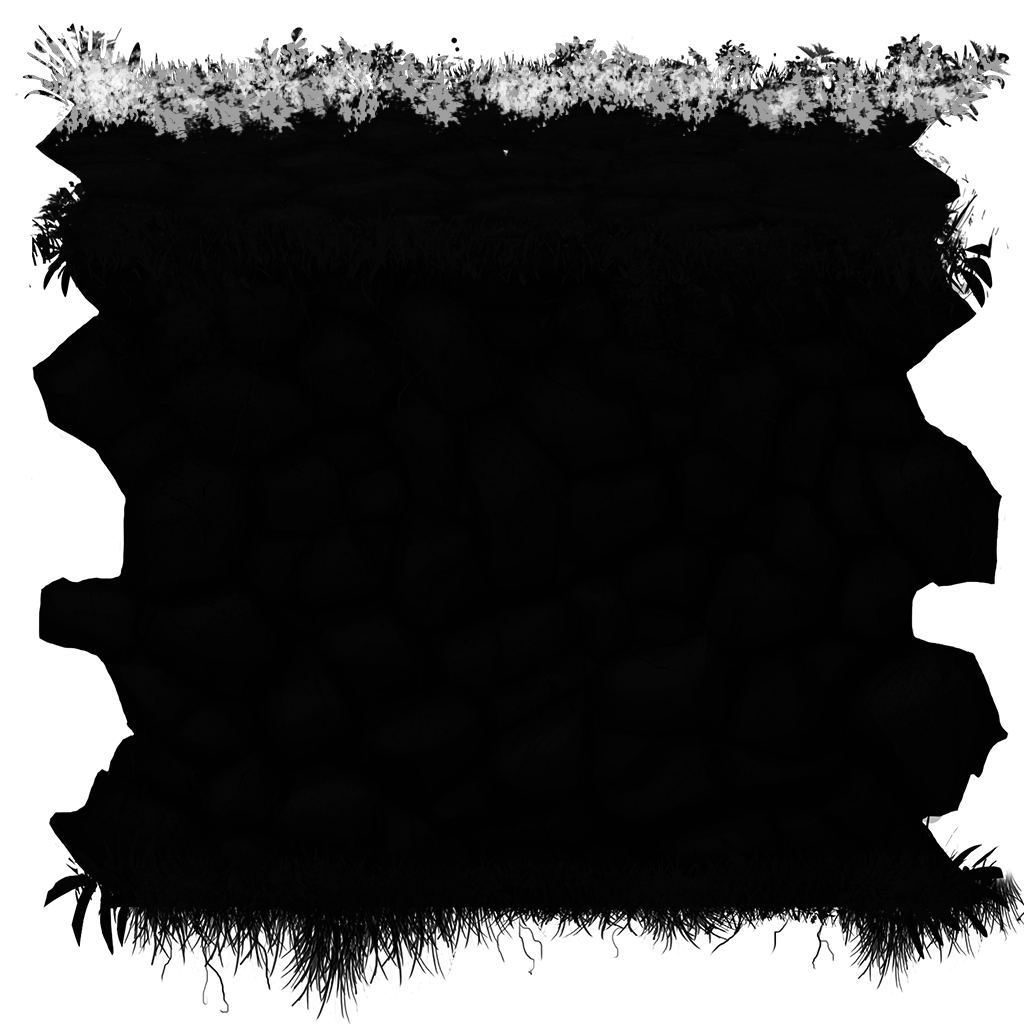
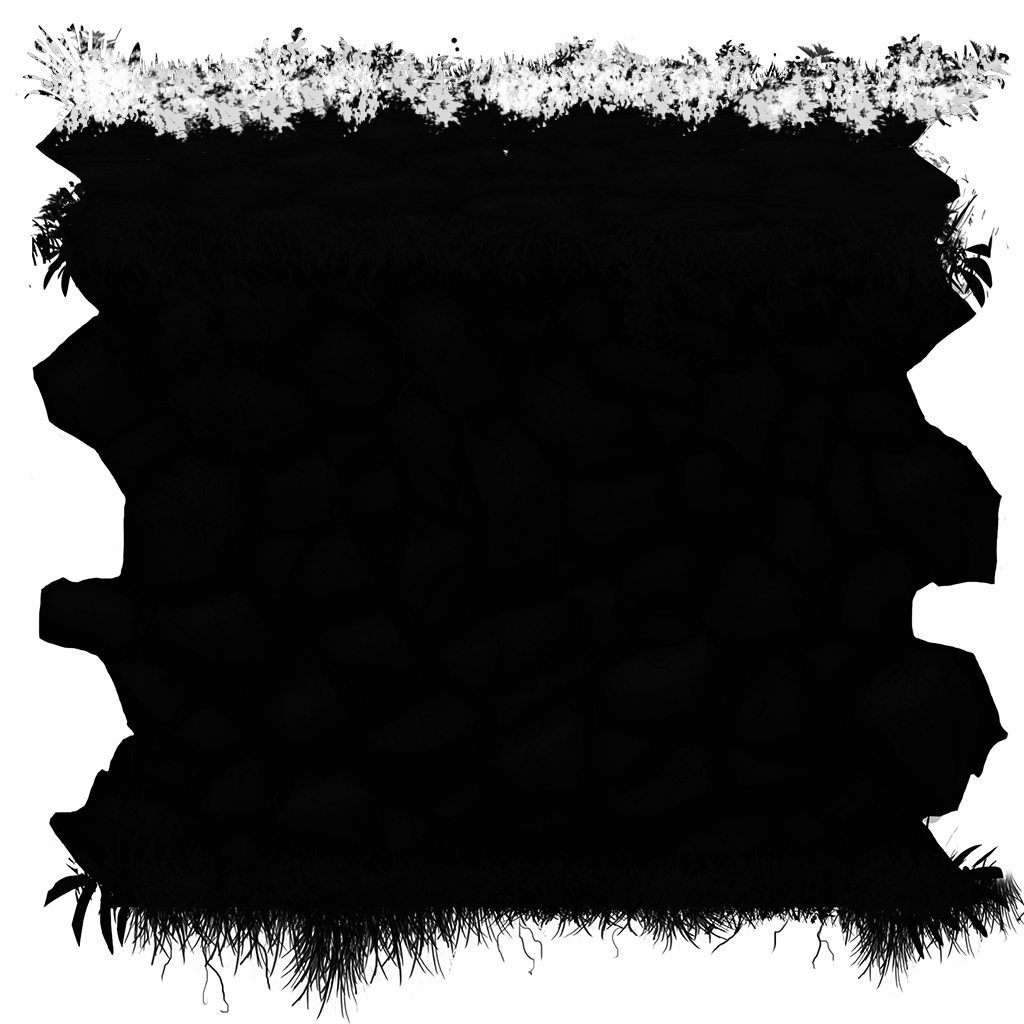
Layer changes from the first 1024px x 1024px image to the second:
painted on "Background" over [23, 26, 1010, 160]
